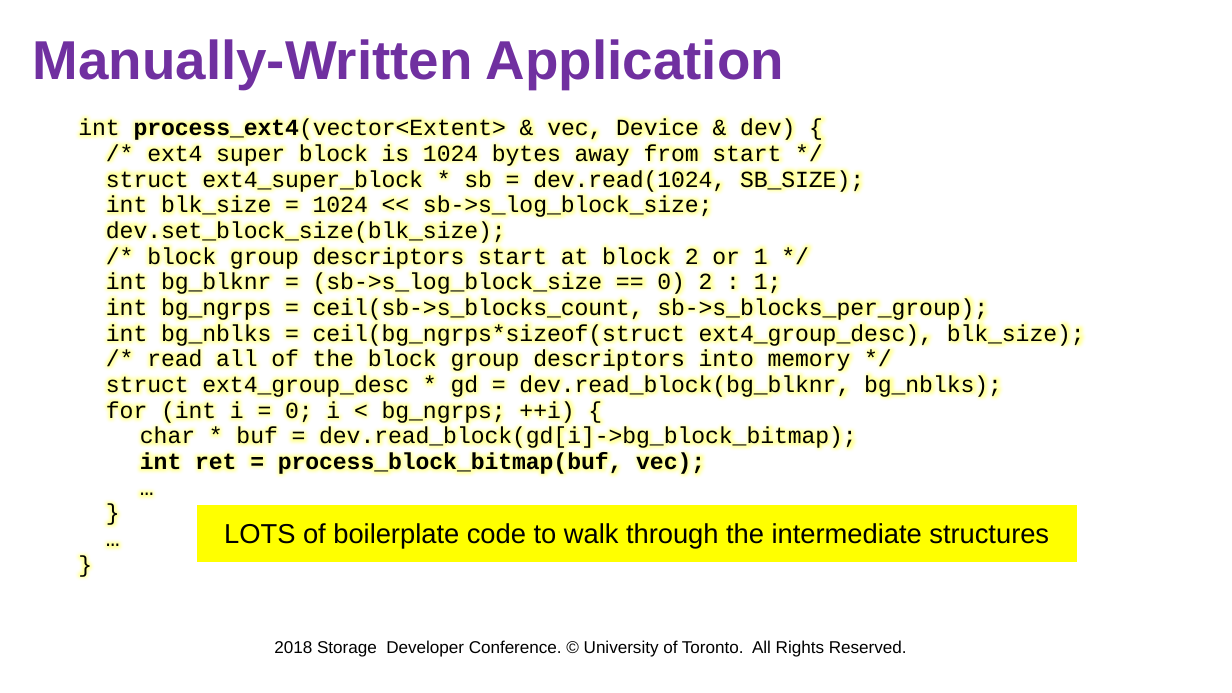
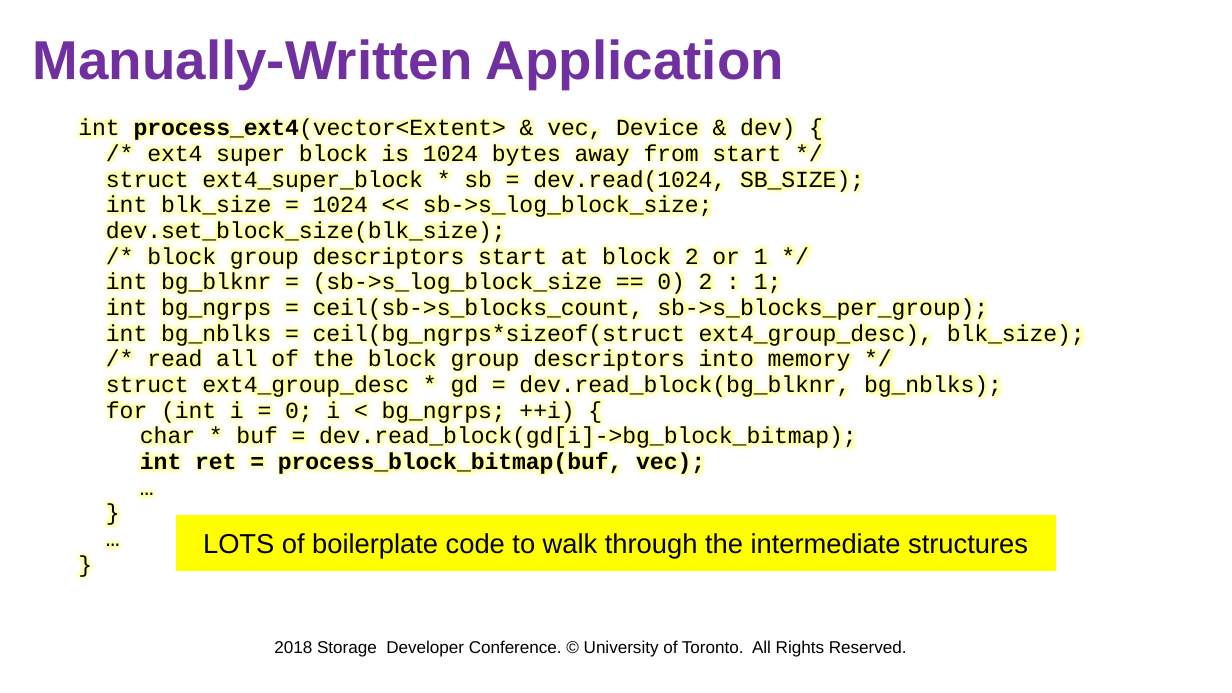
Before and after one commit to jacksun007/spiffy-paper, a slide deck: slide 40 of talk/sdc18_spiffy.pptx (slide 34 before the commit). Drawn at 1232x693 pixels with LibreOffice and Linux fonts; fonts in the diff are those of the drawing; background and template pictures are left out. Boxes give left, top, right and bottom in pixels: in the first picture for what was removed or moved away, otherwise in the second. Text is boxed around its words. In the diff, an @@ line names an element or a change of style, - is before the commit and + after.

```diff
--- a/talk/sdc18_spiffy.pptx
+++ b/talk/sdc18_spiffy.pptx
@@ rectangle "LOTS of boilerplate code to ...": place and size @@
-rectangle "LOTS of boilerplate code to ..." at <box>196,504,1078,562</box>
+rectangle "LOTS of boilerplate code to ..." at <box>175,514,1057,572</box>
```
Also in this commit, not shown: 17 other slides changed, 6 slides added, 2 slides removed.
